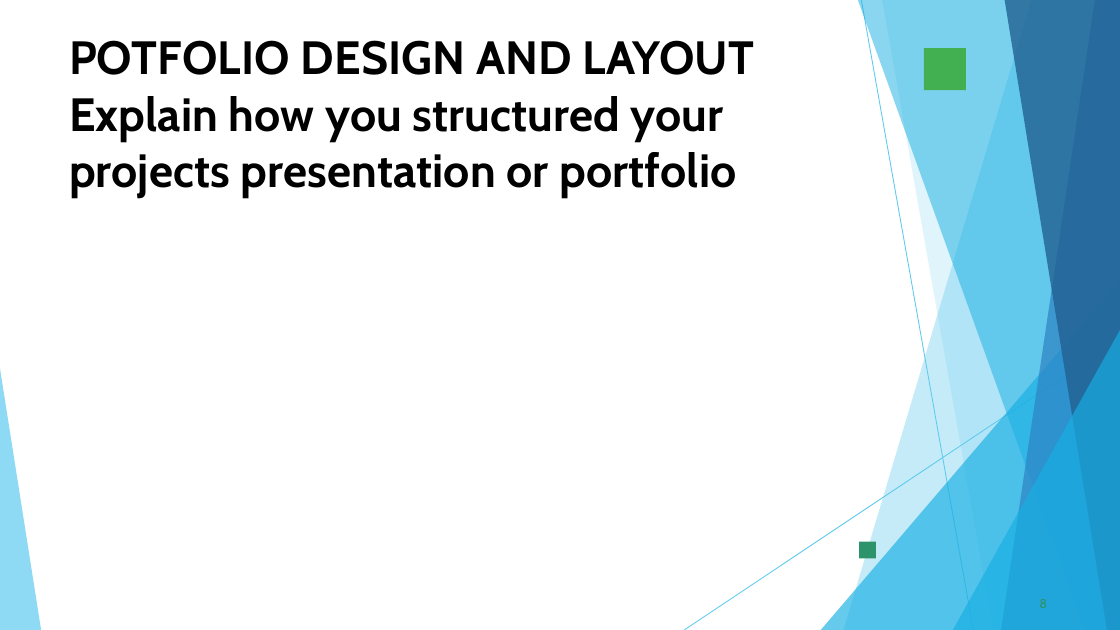
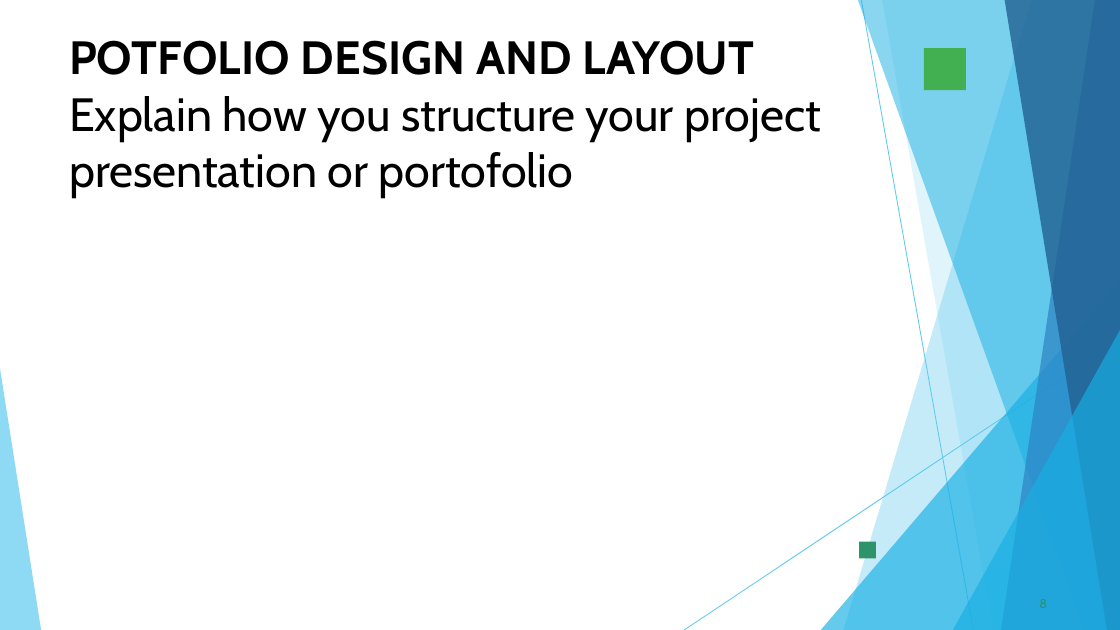
Before and after one commit to sudhaelangovan1712-alt/My-first, a slide deck: slide 8 of PPT FWD TNSDC 2025.pptx. Drawn at 1120x630 pixels with LibreOffice and Linux fonts; fonts in the diff are those of the drawing; background and template pictures are left out. Boxes give left, top, right and bottom in pixels: in the first picture for what was removed or moved away, otherwise in the second. Text is boxed around its words. In the diff, an @@ line names an element or a change of style, - is before the commit and + after.

```diff
--- a/PPT FWD TNSDC 2025.pptx
+++ b/PPT FWD TNSDC 2025.pptx
@@ text at (x1=69, y1=96, x2=821, y2=199): text changed; bold off @@
-Explain how you structured your projects presentation or portfolio
+Explain how you structure your project presentation or portofolio
```
Also in this commit, not shown: 7 other slides changed.
